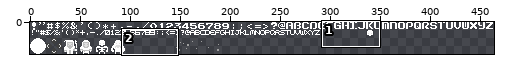
Two versions of one pixel-art file, files/sheet.ase. The picture above shows the old version from afar; the outline marks the close-up.
Close-up. First the earlier version:
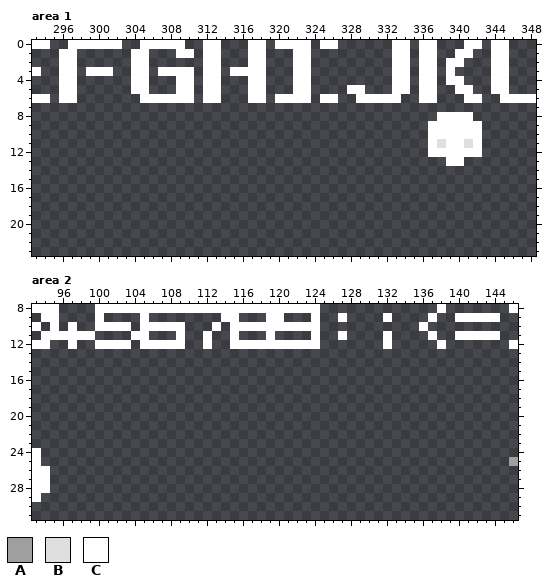
464x32 pixels, 1 frame. Colours within 5 levels of each other are drawn and written as one. Shown: area 1: x 293..348, y 0..23; area 2: x 93..146, y 8..31. The old version is drawn lined up with the new one.
Visible layers, top first: "Sprites/Sprites", "5px Alphabet/Glyphs", "8px Alphabet/New", "8px Alphabet/Glyphs".
Palette (. is transparent): A #9f9f9f  B #dfdfdf  C #ffffff
Pixels before, area 1, first column x 293:
 0 CC..CCCCCC..CCCCC..CC...CC.CCCC.CC......CC.CC...CC.CC...
 1 ...CC......CC...CC.CC...CC...CC.........CC.CC..CC..CC...
 2 ...CC......CC......CC...CC...CC.........CC.CC.CC...CC...
 3 C..CC.CCC..CC.CCCC.CC.CCCC...CC.........CC.CC.C....CC...
 4 ...CC......CC...CC.CC...CC...CC.........CC.CC.CC...CC...
 5 ...CC......CC...CC.CC...CC...CC....CC...CC.CC..CC..CC...
 6 CC.CC.......CCCCCC.CC...CC.CCCC.CC..CCCCC..CC...CC..CCCC
 7 ........................................................
 8 .............................................CCCC.......
 9 ............................................CCCCCC......
10 ............................................CCCCCC......
11 ............................................CBCCBC......
12 ............................................CCCCCC......
13 ..............................................CC........
Pixels before, area 2, first column x 93:
 8 CCC....CCCCCCCCCCCCCCCCCCCCCCCCC.............C.......C
 9 .CC....C....C........CC...CC...C..C....C....C..CCCCC..
10 C.C.C..CCCC.CCCCC...C.CCCCCCCCCC...........C..........
11 .CCCCCC....CC...C..C..C...C....C..C....C....C..CCCCC..
12 CC..C..CCCC.CCCCC..C..CCCCCCCCCC.......C.....C.......C
13 ......................................................
14 ......................................................
15 ......................................................
16 ......................................................
17 ......................................................
18 ......................................................
19 ......................................................
20 ......................................................
21 ......................................................
22 ......................................................
23 ......................................................
24 C.....................................................
25 C....................................................A
26 CC....................................................
27 CC....................................................
28 CC....................................................
29 C.....................................................
After:
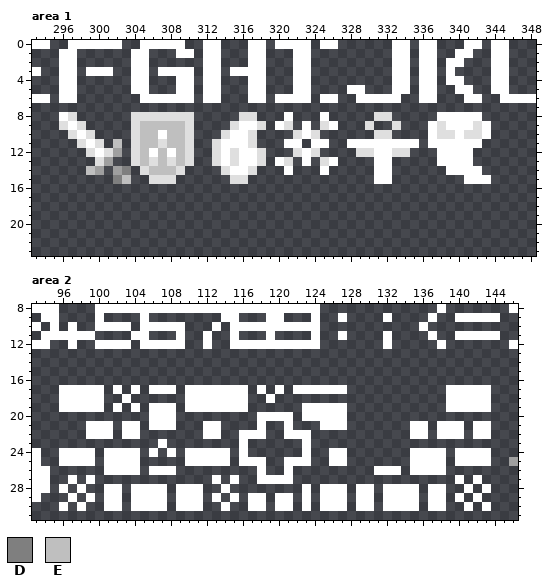
Colours new in this view: D #7f7f7f  E #bfbfbf
What changed:
drawings rearranged on the sheet (the old picture shows each at its new place; 5 dropped ones are not shown)
Area 1:
y 8: x 296..297 .. -> CB; x 304..310 ....... -> BBBBBBB; x 316..317 .. -> BB; x 321 . -> C; x 325 . -> C; x 331..332 .. -> BB; x 342 . -> C
y 9: x 296..298 ... -> BCB; x 304..310 ....... -> BEEEEEB; x 315..318 .... -> BCCB; x 320..321 .. -> CB; x 323 . -> C; x 325..326 .. -> BC; x 330 . -> B; x 333 . -> B; x 338 C -> B; x 342..343 C. -> BC
y 10: x 297..299 ... -> BCB; x 304..310 ....... -> BEECEEB; x 314..317 .... -> BCCB; x 322..324 ... -> BCB; x 331..332 .. -> BB; x 338..339 CC -> BB; x 341..343 CC. -> BBC
y 11: x 298..300 ... -> BCB; x 302 . -> E; x 304..310 ....... -> BEEBEEB; x 313..317 ..... -> BCCCB; x 321..322 .. -> CC; x 324..325 .. -> CC; x 328..335 ........ -> CCCCCCCC; x 338 B -> C; x 341 B -> C
y 12: x 299..302 .... -> BCBA; x 304..310 ....... -> BECECEB; x 313..318 ...... -> BCBCCB; x 322..324 ... -> BCB; x 329..334 ...... -> BBCCBB; x 337 C -> .; x 342 C -> .
y 13: x 300..301 .. -> BA; x 304..310 ....... -> BEBEBEB; x 313..318 ...... -> BCBCCB; x 320..321 .. -> CB; x 323 . -> C; x 325..326 .. -> BC; x 331..332 .. -> CC; x 338 . -> C; x 341 . -> C
y 14: x 299..300 .. -> EA; x 302..303 .. -> AD; x 305..309 ..... -> BEEEB; x 314..317 .... -> BCCB; x 321 . -> C; x 325 . -> C; x 331..332 .. -> CC; x 339..342 .... -> CCCC
y 15: x 302..303 .. -> DE; x 306..308 ... -> BBB; x 315..316 .. -> BB; x 331..332 .. -> CC; x 341..343 ... -> CCC
Area 2:
y 17: x 96..100 ..... -> CCCCC; x 102 . -> C; x 104 . -> C; x 106..108 ... -> CCC; x 110..116 ....... -> CCCCCCC; x 118 . -> C; x 120 . -> C; x 122..127 ...... -> CCCCCC; x 139..143 ..... -> CCCCC
y 18: x 96..100 ..... -> CCCCC; x 103 . -> C; x 110..116 ....... -> CCCCCCC; x 119 . -> C; x 139..143 ..... -> CCCCC
y 19: x 96..100 ..... -> CCCCC; x 102 . -> C; x 104 . -> C; x 106..108 ... -> CCC; x 110..116 ....... -> CCCCCCC; x 123..127 ..... -> CCCCC; x 139..143 ..... -> CCCCC
y 20: x 106..108 ... -> CCC; x 118..121 .... -> CCCC; x 123..127 ..... -> CCCCC
y 21: x 99..101 ... -> CCC; x 103..104 .. -> CC; x 106..108 ... -> CCC; x 112..113 .. -> CC; x 118 . -> C; x 121 . -> C; x 125..127 ... -> CCC; x 135..136 .. -> CC; x 138..140 ... -> CCC; x 142..143 .. -> CC
y 22: x 99..101 ... -> CCC; x 103..104 .. -> CC; x 112..113 .. -> CC; x 116..118 ... -> CCC; x 121..123 ... -> CCC; x 135..136 .. -> CC; x 138..140 ... -> CCC; x 142..143 .. -> CC
y 23: x 107 . -> C; x 116 . -> C; x 123 . -> C
y 24: x 96..99 .... -> CCCC; x 101..104 .... -> CCCC; x 106 . -> C; x 108 . -> C; x 110..114 ..... -> CCCCC; x 116 . -> C; x 123 . -> C; x 126..127 .. -> CC; x 135..138 .... -> CCCC; x 140..143 .... -> CCCC
y 25: x 96..99 .... -> CCCC; x 101..104 .... -> CCCC; x 110..114 ..... -> CCCCC; x 116..118 ... -> CCC; x 121..123 ... -> CCC; x 126..127 .. -> CC; x 135..138 .... -> CCCC; x 140..143 .... -> CCCC
y 26: x 101..104 .... -> CCCC; x 106..108 ... -> CCC; x 118 . -> C; x 121 . -> C; x 131..133 ... -> CCC; x 135..138 .... -> CCCC
y 27: x 97 . -> C; x 99 . -> C; x 113 . -> C; x 115 . -> C; x 118..121 .... -> CCCC; x 140 . -> C; x 142 . -> C
y 28: x 96 . -> C; x 98 . -> C; x 101..102 .. -> CC; x 104..107 .... -> CCCC; x 109..111 ... -> CCC; x 114 . -> C; x 123 . -> C; x 125..127 ... -> CCC; x 129..130 .. -> CC; x 132..135 .... -> CCCC; x 137..138 .. -> CC; x 141 . -> C; x 143 . -> C
y 29: x 97 . -> C; x 99 . -> C; x 101..102 .. -> CC; x 104..107 .... -> CCCC; x 109..111 ... -> CCC; x 113 . -> C; x 115 . -> C; x 117..118 .. -> CC; x 120..121 .. -> CC; x 123 . -> C; x 125..127 ... -> CCC; x 129..130 .. -> CC; x 132..135 .... -> CCCC; x 137..138 .. -> CC; x 140 . -> C; x 142 . -> C
y 30: x 96 . -> C; x 98 . -> C; x 101..102 .. -> CC; x 104..107 .... -> CCCC; x 109..111 ... -> CCC; x 114 . -> C; x 117..118 .. -> CC; x 120..121 .. -> CC; x 123 . -> C; x 125..127 ... -> CCC; x 129..130 .. -> CC; x 132..135 .... -> CCCC; x 137..138 .. -> CC; x 141 . -> C; x 143 . -> C
